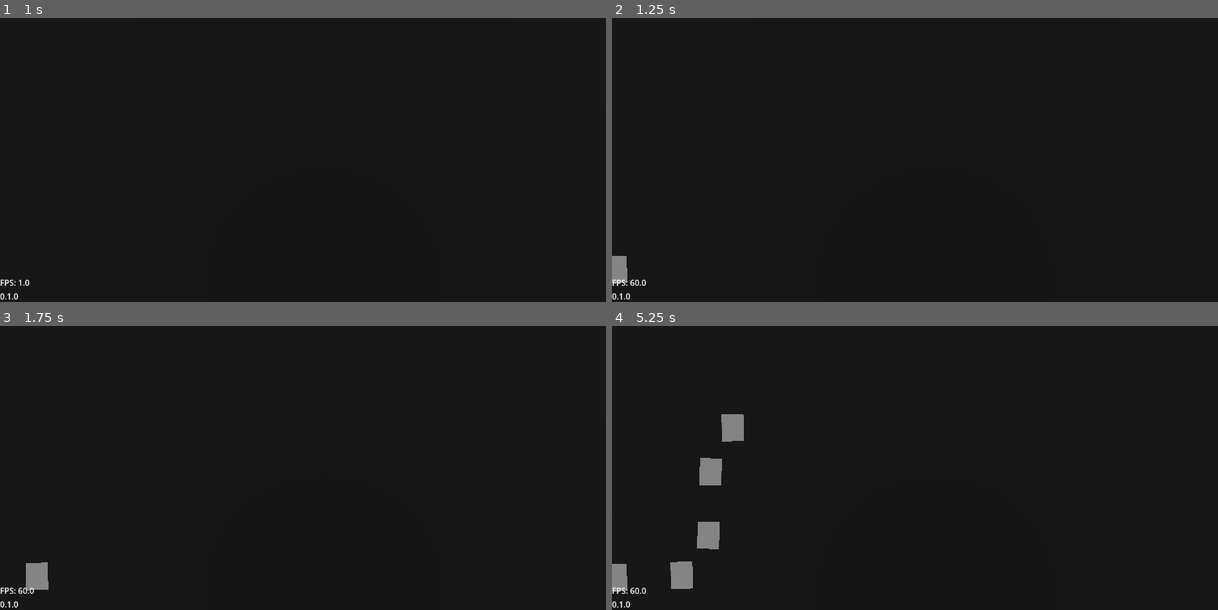
Above: before the commit, frames 1-4 (two rows, left to right).
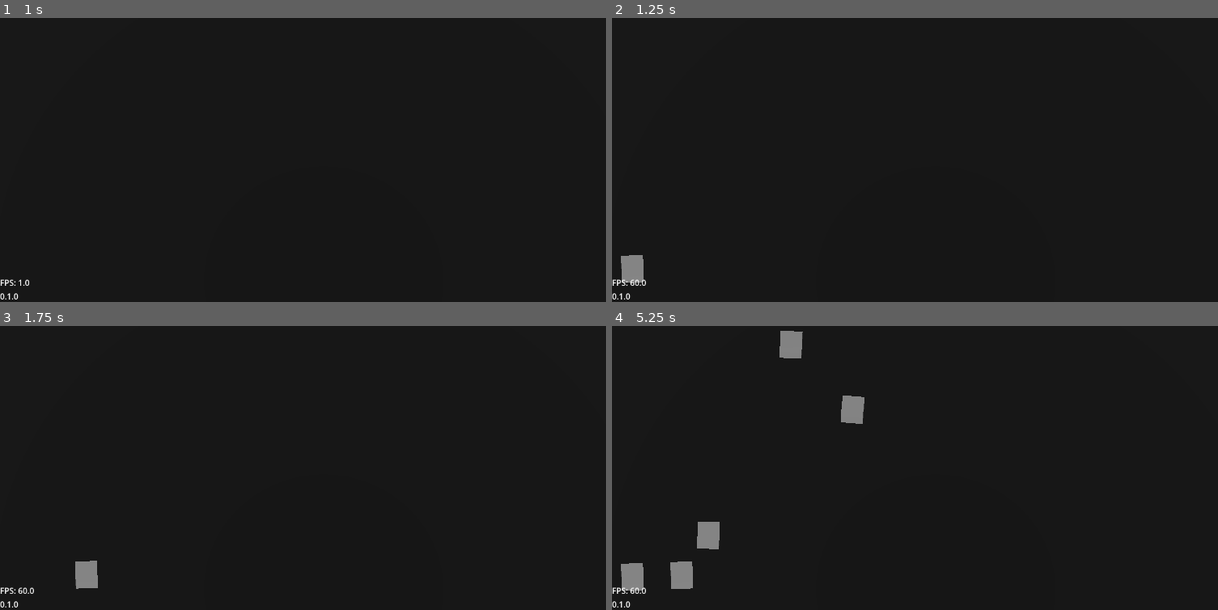
Above: after the commit, the same moments.

Repository: Grey-B/toy-defenders
Game: Godot game, scene res://src/core/main_game/main_game.tscn
Two runs of this game, one before a commit and one after it. Both use one fixed random seed, a clock stepped at 60 frames per second and the inputs below.
Inputs:
- Up to frame 1 (1 s): tap Enter at 0.5 s; tap I at 0.6 s
- Up to frame 2 (1.25 s): no input
- Up to frame 3 (1.75 s): tap I at 1.35 s
- Up to frame 4 (5.25 s): tap I every 0.75 s from 2.1 to 5.1 s

Frame 1 is identical in both runs. In frame 2, 0.4% of the frame differs, in the area x 0-6%, y 83-94%; in frame 3, 0.7%; in frame 4, 1.8%, in the area x 0-42%, y 1-94%.

Commit message:
Tested and confirmed that waves spawn random enemies

Diff:
--- a/project.godot
+++ b/project.godot
@@ -10,7 +10,7 @@
 
 [application]
 
-config/name="Just Another Fantasy Survivor"
+config/name="Toy Defenders"
 config/version="0.1.0"
 run/main_scene="uid://ddx50aqqe660e"
 config/features=PackedStringArray("4.7", "Forward Plus")
--- a/src/core/main_game/wave_spawner.gd
+++ b/src/core/main_game/wave_spawner.gd
@@ -2,13 +2,16 @@
 extends Node
 
 const ENEMY_PREFAB: PackedScene = preload("uid://bmrucnnh3arqc")
-const ENEMY_DATA_ARRAY: Array[EnemyData] = [preload("uid://cl4des5tp7u2b")]
+const ENEMY_DATA_ARRAY: Array[EnemyData] = [
+	preload("uid://cl4des5tp7u2b"),
+	preload("uid://drdq0fcyjyt7n"),
+]
 
 @onready var spawn_timer: Timer = %SpawnTimer
 
 var level: BaseLevel
 var path: Path3D
-var wave_count: int = 5
+var wave_count: int = 2
 var wave_points: int
 var cur_points: int
 
